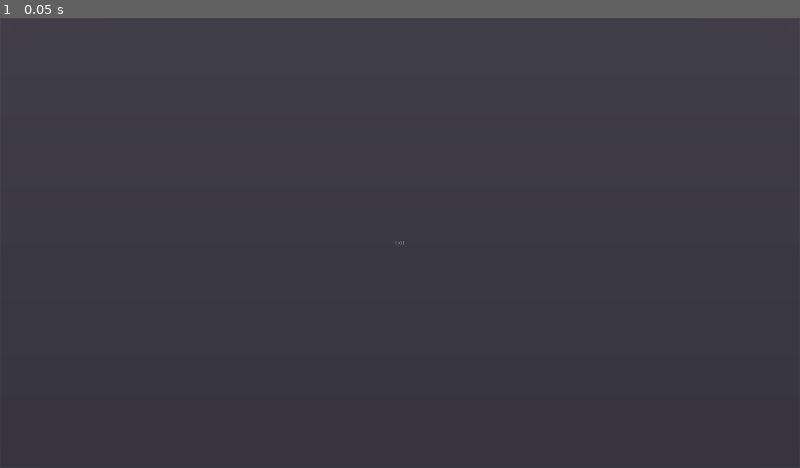
Above: before the commit, frame 1.
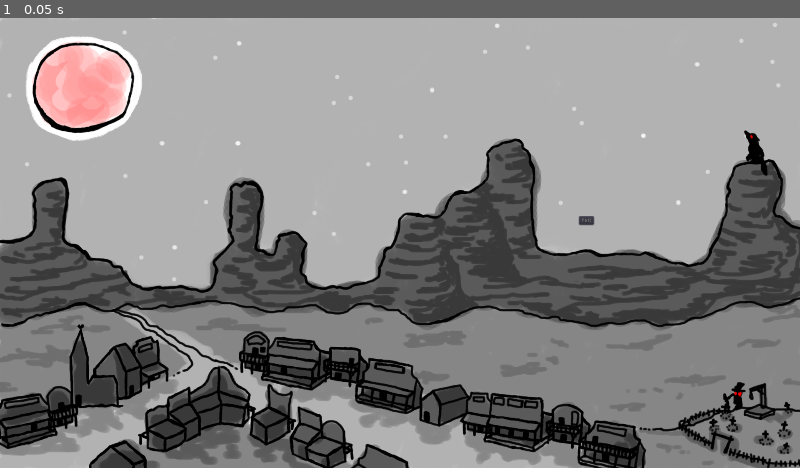
Above: after the commit, the same moment.

Repository: gadse/high-moon
Game: Godot game, scene res://main_menu/MainMenu.tscn
Two runs of this game, one before a commit and one after it. Both use one fixed random seed, a clock stepped at 60 frames per second and the inputs below.
Inputs:
- Up to frame 1 (0.05 s): no input

The runs differ from the first frame. In frame 1, 88% of the frame differs, in the area x 0-100%, y 0-100%.

Commit message:
Add background and music to main menu

Diff:
--- a/main_menu/MainMenu.gd
+++ b/main_menu/MainMenu.gd
@@ -1,4 +1,4 @@
-extends MarginContainer
+extends TextureRect
 
 func _on_ExitButton_pressed():
 	get_tree().quit()
--- a/main_menu/MainMenu.tscn
+++ b/main_menu/MainMenu.tscn
@@ -1,18 +1,35 @@
-[gd_scene load_steps=2 format=2]
+[gd_scene load_steps=4 format=2]
 
 [ext_resource path="res://main_menu/MainMenu.gd" type="Script" id=1]
+[ext_resource path="res://main_menu/background.png" type="Texture" id=2]
+[ext_resource path="res://main_menu/music.ogg" type="AudioStream" id=3]
 
-
-[node name="MainMenu" type="MarginContainer"]
+[node name="MainMenu" type="TextureRect"]
 anchor_right = 1.0
 anchor_bottom = 1.0
+texture = ExtResource( 2 )
 script = ExtResource( 1 )
 __meta__ = {
 "_edit_use_anchors_": false
 }
 
 [node name="ExitButton" type="Button" parent="."]
-margin_right = 1920.0
-margin_bottom = 1080.0
+anchor_left = 0.5
+anchor_top = 0.5
+anchor_right = 0.5
+anchor_bottom = 0.5
+margin_left = 429.898
+margin_top = -63.6226
+margin_right = 464.898
+margin_bottom = -43.6226
+size_flags_horizontal = 4
+size_flags_vertical = 4
 text = "Exit"
+__meta__ = {
+"_edit_use_anchors_": false
+}
+
+[node name="AudioStreamPlayer" type="AudioStreamPlayer" parent="."]
+stream = ExtResource( 3 )
+autoplay = true
 [connection signal="pressed" from="ExitButton" to="." method="_on_ExitButton_pressed"]
Renamed: main_menu/background_graphics_mainmenu.png -> main_menu/background.png
Not shown, added: main_menu/background.png.import
Not shown, added: main_menu/music.ogg.import
Not shown, added: main_menu/music.ogg
